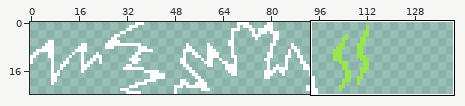
Sprite sheet, stored at assets/particles.png. The picture above shows the old version from afar; the outline marks the close-up.
Close-up. The starting point:
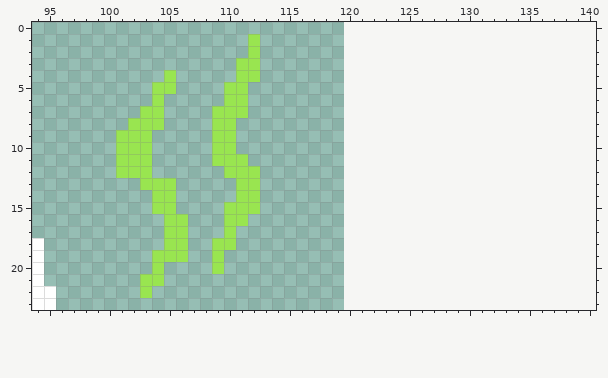
The file is 120x24 pixels. Shown: x 94..140, y 0..23. The old version is drawn lined up with the new one, on the new canvas. The wide view leaves out empty margins.
Once edited:
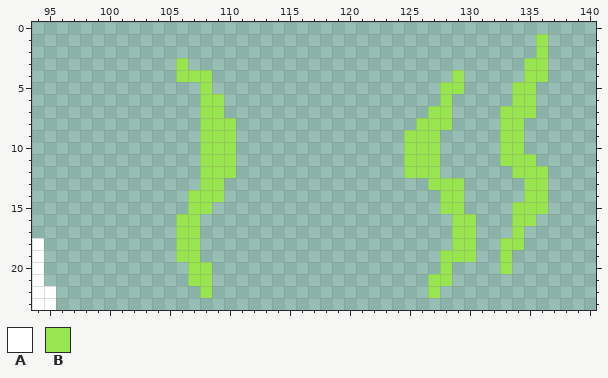
Palette (. is transparent): A #ffffff  B #99e550
Change:
canvas 120x24 -> 144x24
@@ x 94..140 @@
  0 ...............................................
- 1 ..................B............................
- 2 ..................B............................
- 3 .................BB............................
- 4 ...........B.....BB............................
- 5 ..........BB....BB.............................
- 6 ..........B.....BB.............................
- 7 .........BB....BBB.............................
- 8 ........BBB....BB..............................
- 9 .......BBB.....BB..............................
-10 .......BBB.....BB..............................
-11 .......BBB.....BBB.............................
-12 .......BBB......BBB............................
-13 .........BBB.....BB............................
-14 ..........BB.....BB............................
-15 ..........BB....BBB............................
-16 ...........BB...BB.............................
-17 ...........BB...B..............................
-18 A..........BB..BB..............................
-19 A.........BBB..B...............................
-20 A.........B....B...............................
-21 A........BB....................................
-22 AA.......B.....................................
+ 1 ..........................................B....
+ 2 ..........................................B....
+ 3 ............B............................BB....
+ 4 ............BBB....................B.....BB....
+ 5 ..............B...................BB....BB.....
+ 6 ..............BB..................B.....BB.....
+ 7 ..............BB.................BB....BBB.....
+ 8 ..............BBB...............BBB....BB......
+ 9 ..............BBB..............BBB.....BB......
+10 ..............BBB..............BBB.....BB......
+11 ..............BBB..............BBB.....BBB.....
+12 ..............BBB..............BBB......BBB....
+13 ..............BB.................BBB.....BB....
+14 .............BBB..................BB.....BB....
+15 .............BB...................BB....BBB....
+16 ............BB.....................BB...BB.....
+17 ............BB.....................BB...B......
+18 A...........BB.....................BB..BB......
+19 A...........BB....................BBB..B.......
+20 A............BB...................B....B.......
+21 A............BB..................BB............
+22 AA............B..................B.............
 23 AA.............................................
